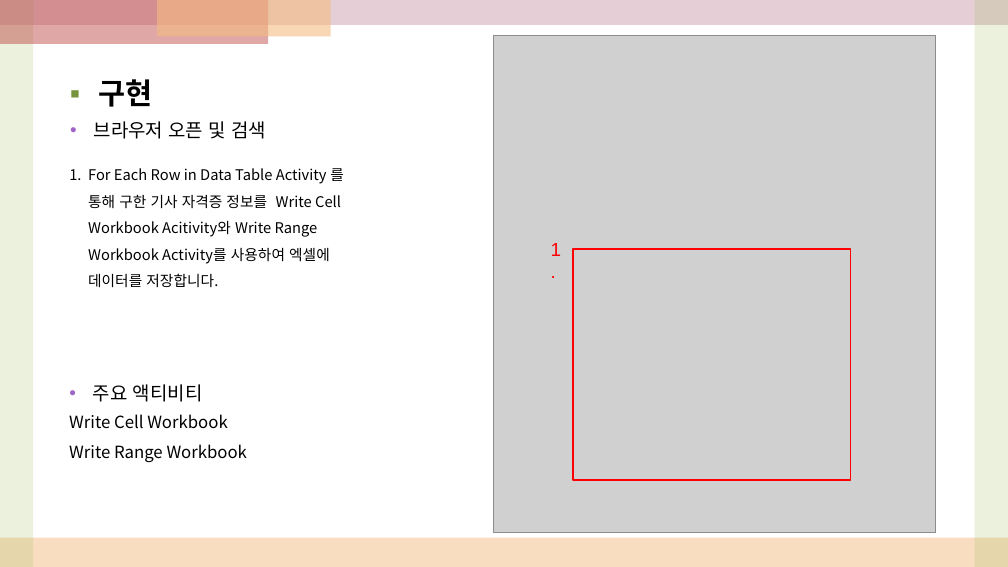
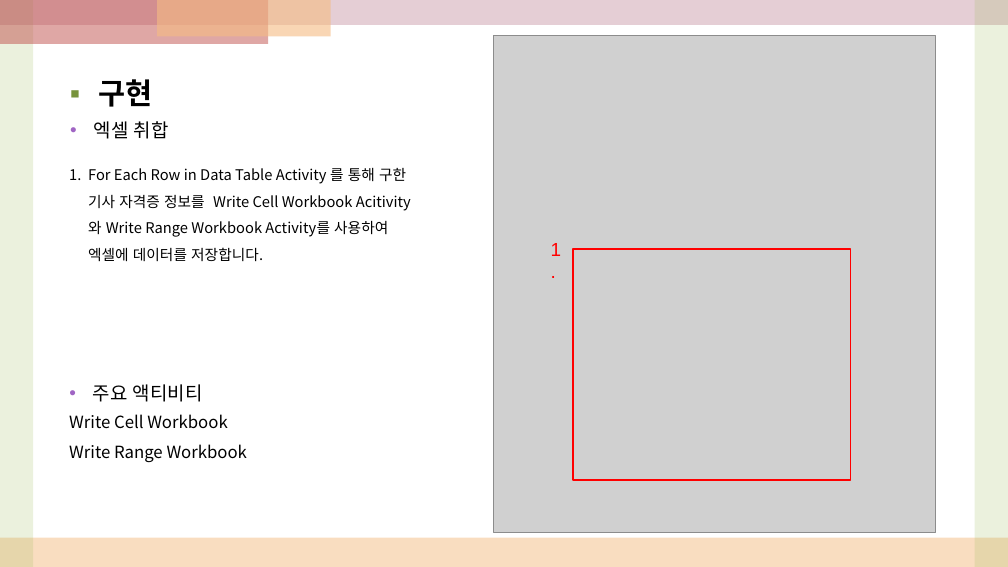
Before and after one commit to jyjang1222/learning-uipath, a slide deck: slide 7 of sict/day10/발표용.pptx. Drawn at 1008x567 pixels with LibreOffice and Linux fonts; fonts in the diff are those of the drawing; grey boxes stand for pictures. Boxes give left, top, right and bottom in pixels: in the first picture for what was removed or moved away, otherwise in the second. Text is boxed around its words. In the diff, an @@ line names an element or a change of style, - is before the commit and + after.

```diff
--- a/sict/day10/발표용.pptx
+++ b/sict/day10/발표용.pptx
@@ text at (94,121,169,139): text changed @@
-• 브라우저 오픈 및 검색
+• 엑셀 취합
@@ text "For Each Row in Data ..." rewrapped from (88,168,344,287) to (88,168,406,261) @@
```
Also in this commit, not shown: 2 other slides changed.
